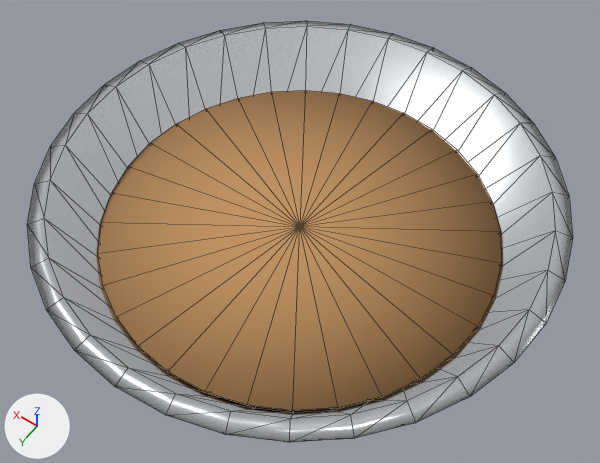
What one commit did to the glTF model assets/models/tools/iodine_dish.glb.
Before and after are seen from a 50 mm lens placed at (-0.0534, 0.1247, 0.1181), pointed at (-0.0002, 0.0503, 0.0012). The lights are fixed; the arrows at lower left show +X, +Y and +Z. The older version comes first. Mesh edges are drawn as thin lines.

The older version as bpy lines, for what is in view:
```python
mat_iodine = principled_material('iodine')
mat_iodine.base_color = (0.549, 0.298, 0.118)  # orange #c49460
mat_iodine.roughness = 0.9
mat_steel = principled_material('steel')
mat_steel.base_color = (0.776, 0.8, 0.827)  # white #e4e7eb
mat_steel.metallic = 1.0
mat_steel.roughness = 0.25
me_dish = bpy.data.meshes.new('Dish')
me_dish.from_pydata(...)  # 130 vertices, 256 faces; spans x -0.045..0.045, y 0.005..0.095, z -0.01..0.013
me_dish.materials.append(mat_steel)  # white #e4e7eb
me_liquid = bpy.data.meshes.new('Liquid')
me_liquid.from_pydata(...)  # a 32-sided cut cone along z (radius 0.031 at the low end, 0.0355 at the high end) spanning x -0.0355..0.0355, y -0.0355..0.0355, z 0.0..0.008
me_liquid.materials.append(mat_iodine)  # orange #c49460
ob_dish = bpy.data.objects.new('Dish', me_dish)
ob_dish.location = (0.0, 0.0, 0.0)
ob_liquid = bpy.data.objects.new('Liquid', me_liquid)
ob_liquid.location = (0.0, 0.05, -0.006)
```
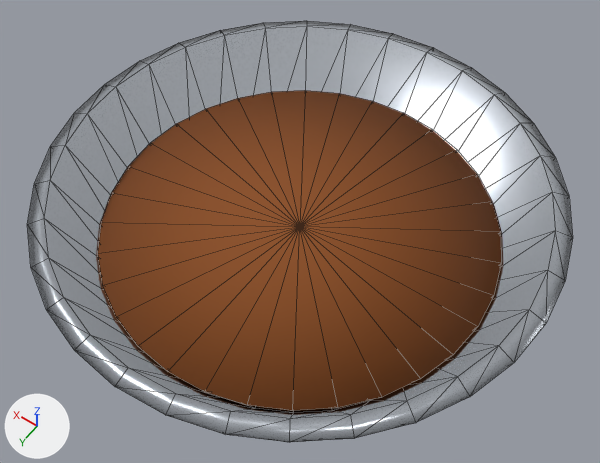
The edits, one by one:
Material 'steel' (mat_steel) changes colour from white #e4e7eb to light grey #c7ccd4; in linear values from (0.776, 0.8, 0.827) to (0.569, 0.604, 0.655).
Material 'iodine' (mat_iodine) changes colour from orange #c49460 to brown #8c4d1c; in linear values from (0.549, 0.298, 0.118) to (0.263, 0.0745, 0.0118).

Location of each change, [x1, y1, x2, y2] in pixels of the pictures (600 x 463 px):
'Liquid', recoloured (orange to brown)
    both: [98, 90, 501, 411]
'Dish', recoloured (white to light grey)
    both: [27, 21, 572, 442]
